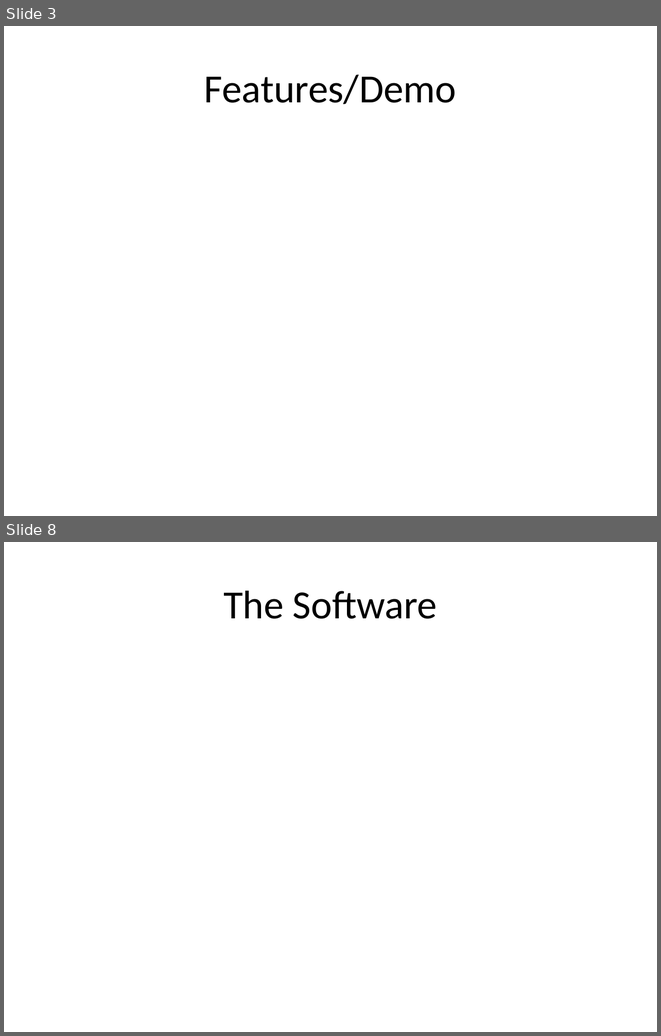
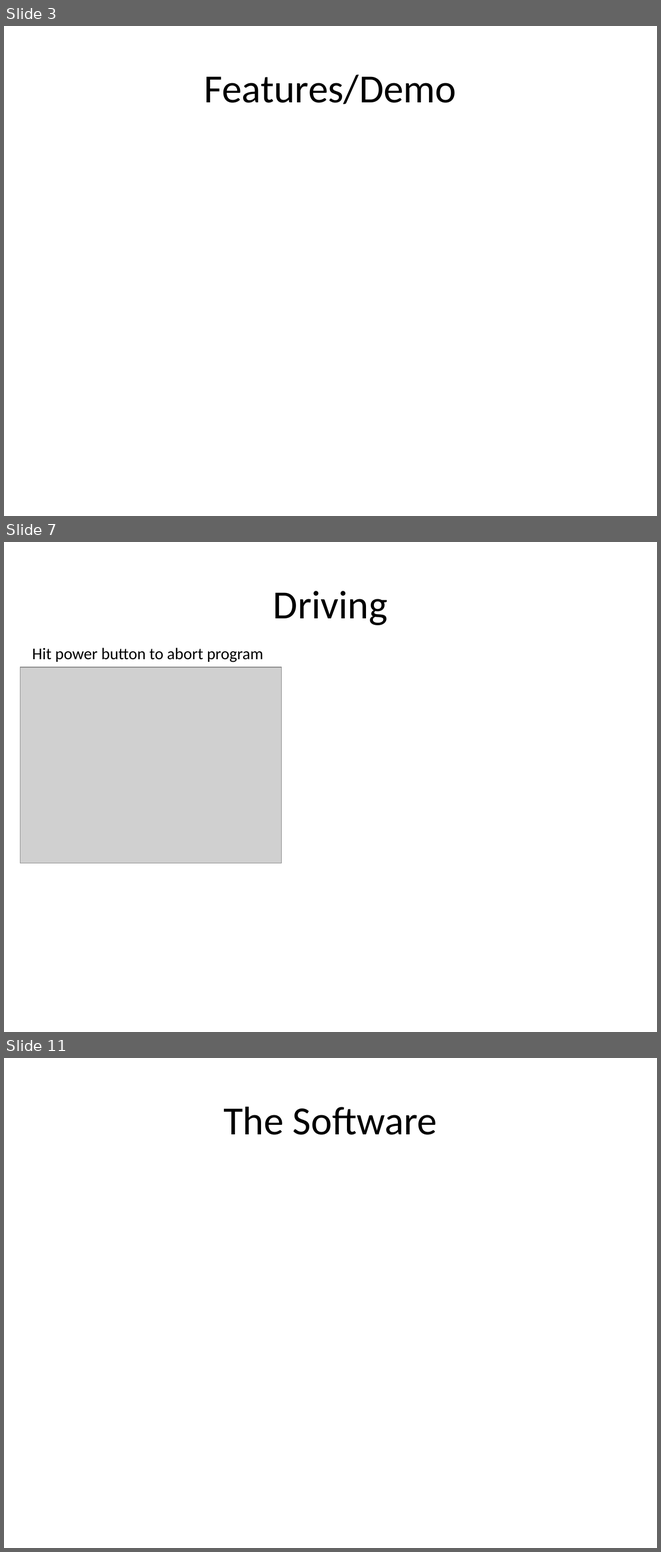
Before and after one commit to ChapResearch/ChapR, a slide deck: ChaprSVN/Promo/Presentation for FTC.pptx. Shown one above the other, each under a label of ours: slides 3 and 8 before the commit, slides 3, 7 and 11 after it; the slides between them are not shown. The pictures are 661x1036 and 661x1552 pixels, drawn with LibreOffice and Linux fonts; fonts in the diff are those of the drawing; grey boxes stand for pictures. Boxes give left, top, right and bottom in pixels: in the first picture for what was removed or moved away, otherwise in the second. Text is boxed around its words. In the diff, an @@ line names an element or a change of style, - is before the commit and + after.

Commit message:
Added more pictures and updated the presentation for FTC.

```diff
--- a/ChaprSVN/Promo/Presentation for FTC.pptx
+++ b/ChaprSVN/Promo/Presentation for FTC.pptx
@@ slide 7 added at box(4, 542, 657, 1032), background #FFFFFF @@
@@ title added at box(273, 591, 388, 625), 44 pt, text #000000 @@
+Driving
@@ text added at box(32, 647, 264, 662), 18 pt, text #000000 @@
+Hit power button to abort program
@@ picture added at box(20, 668, 282, 863) @@
@@ what was slide 8 is now slide 11 @@
```
Also in this commit, not shown: 2 slides changed, 4 other slides added, 2 slides removed, 8 other files.
